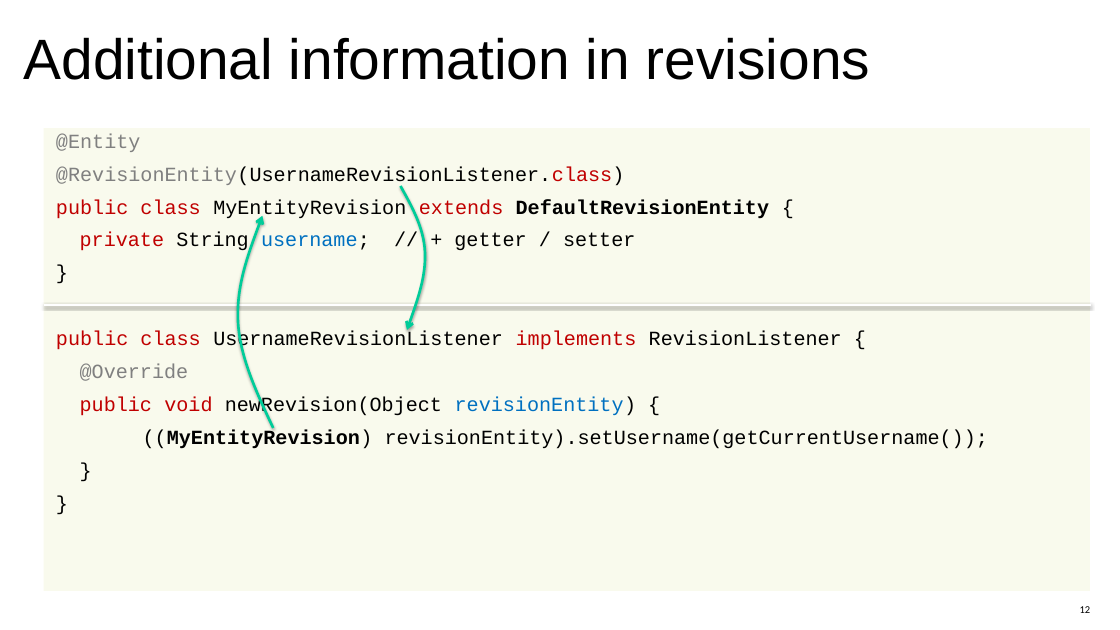
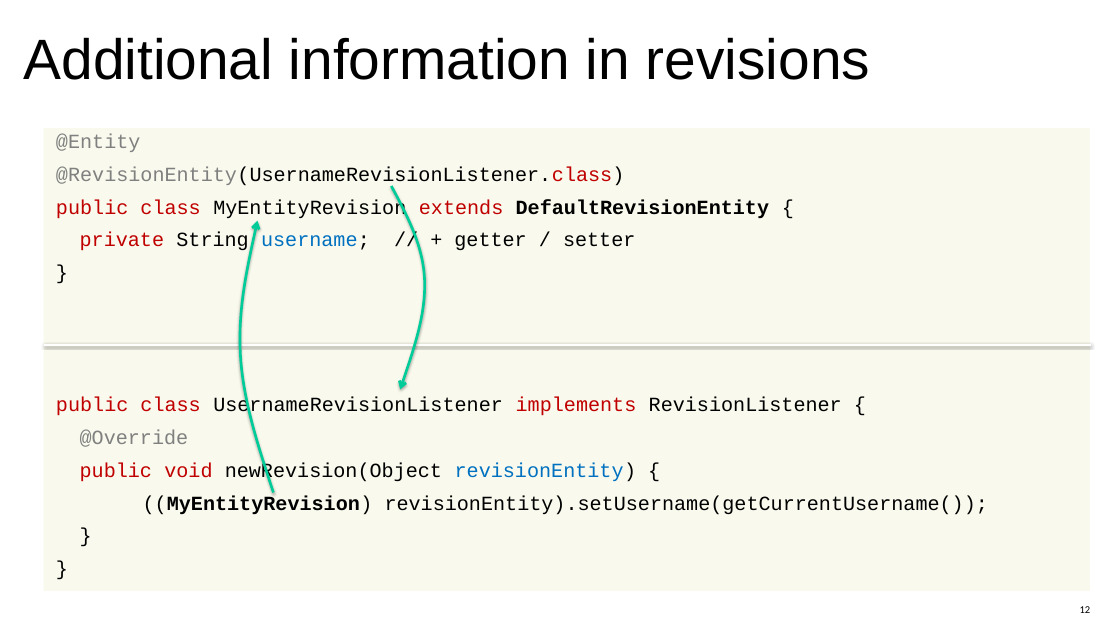
Before and after one commit to linsolas/devoxx-envers, a slide deck: slide 12 of Devoxx 2012 - Hibernate Envers.pptx. Drawn at 1120x630 pixels with LibreOffice and Linux fonts; fonts in the diff are those of the drawing; background and template pictures are left out. Boxes give left, top, right and bottom in pixels: in the first picture for what was removed or moved away, otherwise in the second. Text is boxed around its words. In the diff, an @@ line names an element or a change of style, - is before the commit and + after.

```diff
--- a/Devoxx 2012 - Hibernate Envers.pptx
+++ b/Devoxx 2012 - Hibernate Envers.pptx
@@ text "@Entity" rewrapped from (56, 134, 988, 449) to (56, 134, 988, 515) @@
@@ freeform shape: place and size @@
-freeform shape at (401, 186, 426, 329)
+freeform shape at (391, 186, 426, 389)
@@ freeform shape: place and size @@
-freeform shape at (230, 216, 278, 430)
+freeform shape at (230, 220, 277, 494)
@@ line moved from (44, 305) - (1091, 305) to (44, 345) - (1091, 345) @@
```
Also in this commit, not shown: 9 other slides changed, 2 slides added.
